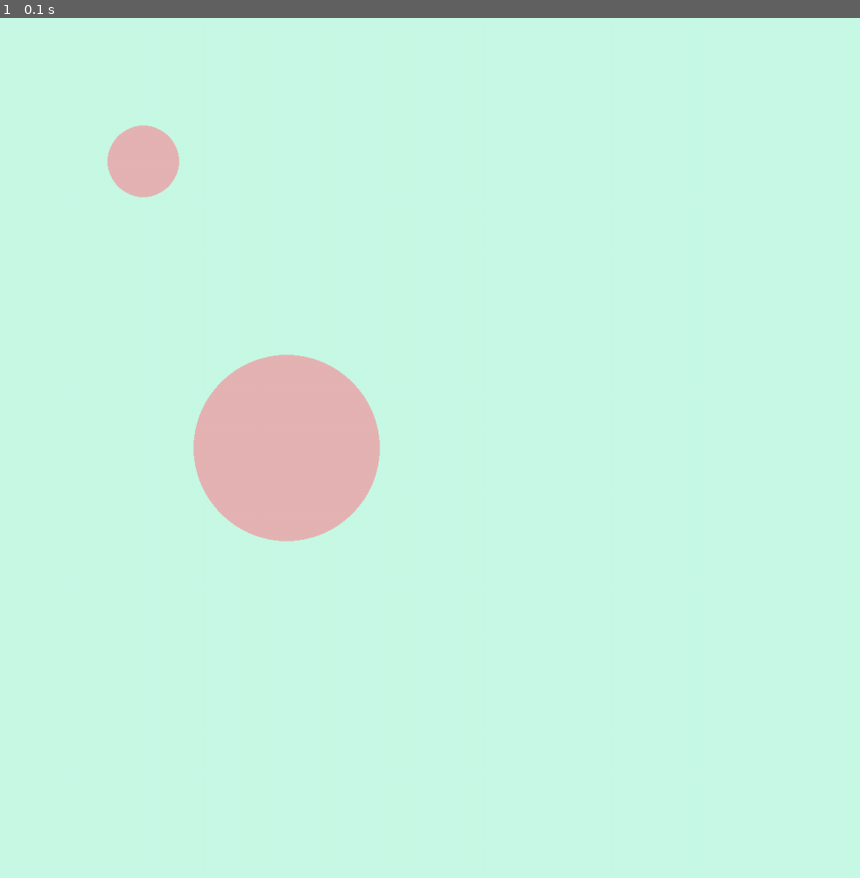
Above: before the commit, frame 1.
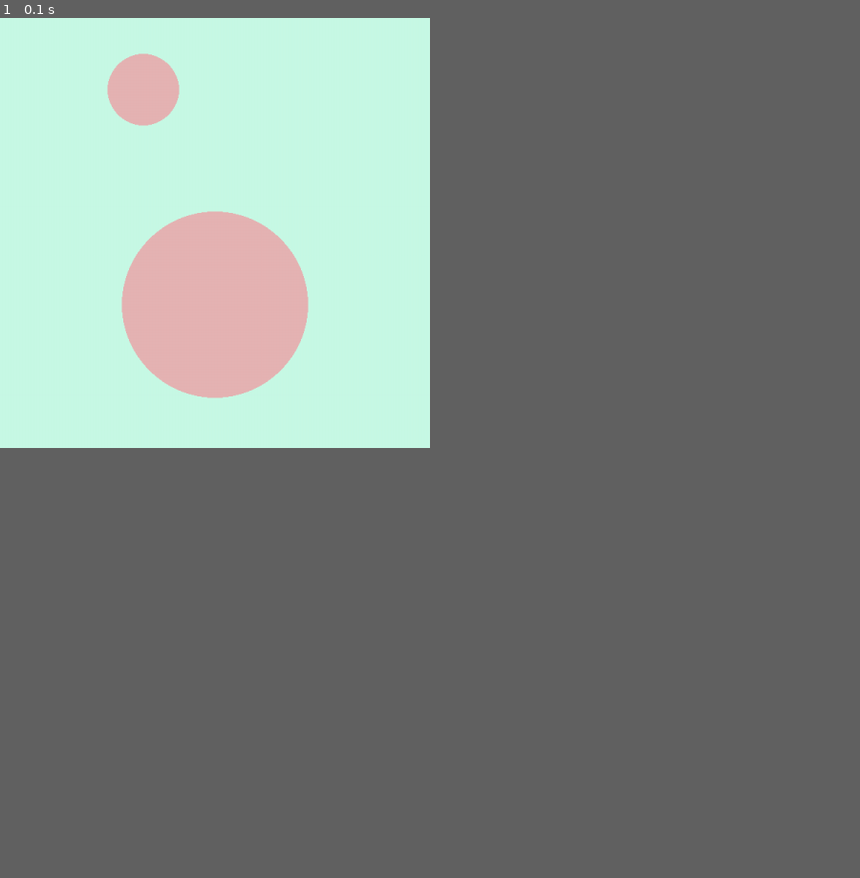
Above: after the commit, the same moment.

Repository: Zantier/pygame-reload
Game: pygame game, started from main.py
Two runs of this game, one before a commit and one after it. Both use one fixed random seed, a clock stepped at 60 frames per second and the inputs below.
Inputs:
- Up to frame 1 (0.1 s): no input
The window is 900x900 before the commit and 450x450 after it. Grey fills any space a smaller window leaves; there, only what the larger window draws over its background counts as a difference.

The runs differ from the first frame. In frame 1, 8.0% of the frame differs, in the area x 12-45%, y 4-61%.

Commit message:
Position Window better on 1080p monitor

Diff:
--- a/main.py
+++ b/main.py
@@ -3,10 +3,10 @@
 from pygame.locals import *
 import sys
 
-WINDOW_LEFT = 1500
-WINDOW_TOP = 100
-WINDOW_WIDTH = 1200
-WINDOW_HEIGHT = 1200
+WINDOW_LEFT = 800
+WINDOW_TOP = 50
+WINDOW_WIDTH = 600
+WINDOW_HEIGHT = 600
 FPS = 30
 BACKGROUND_COLOR = (200, 250, 230)
 CIRCLE_COLOR = (230, 180, 180)
@@ -18,8 +18,8 @@
 
 
 def draw():
-    pygame.draw.circle(display_surface, CIRCLE_COLOR, (200, 200), 50)
-    pygame.draw.circle(display_surface, CIRCLE_COLOR, (400, 600), 130)
+    pygame.draw.circle(display_surface, CIRCLE_COLOR, (200, 100), 50)
+    pygame.draw.circle(display_surface, CIRCLE_COLOR, (300, 400), 130)
 
 
 while True:
